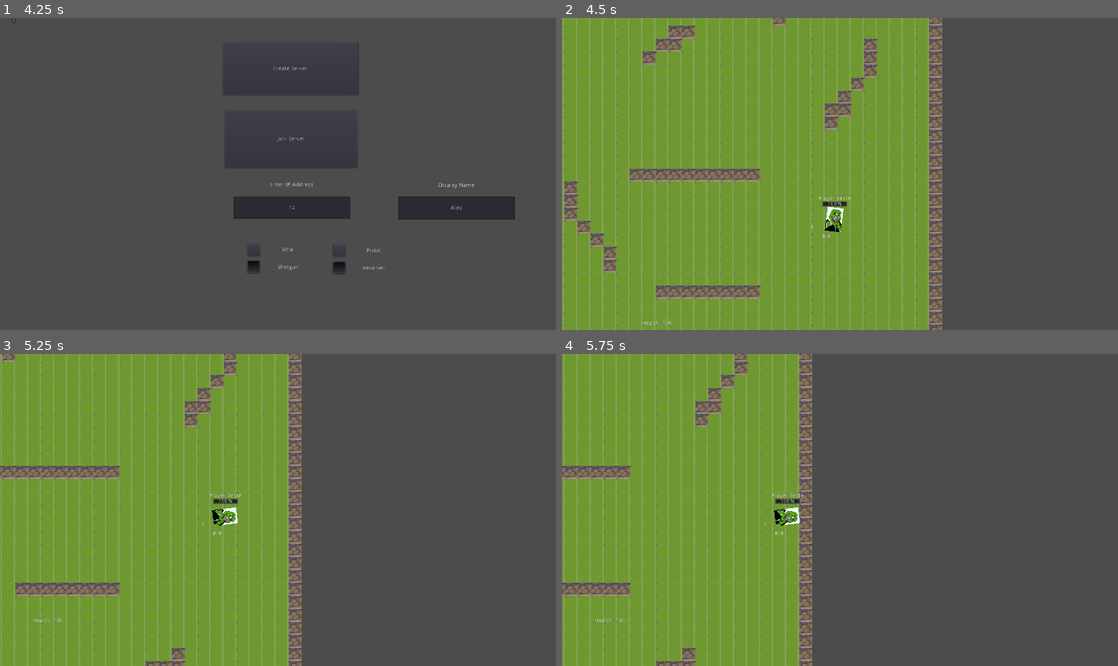
Above: before the commit, frames 1-4 (two rows, left to right).
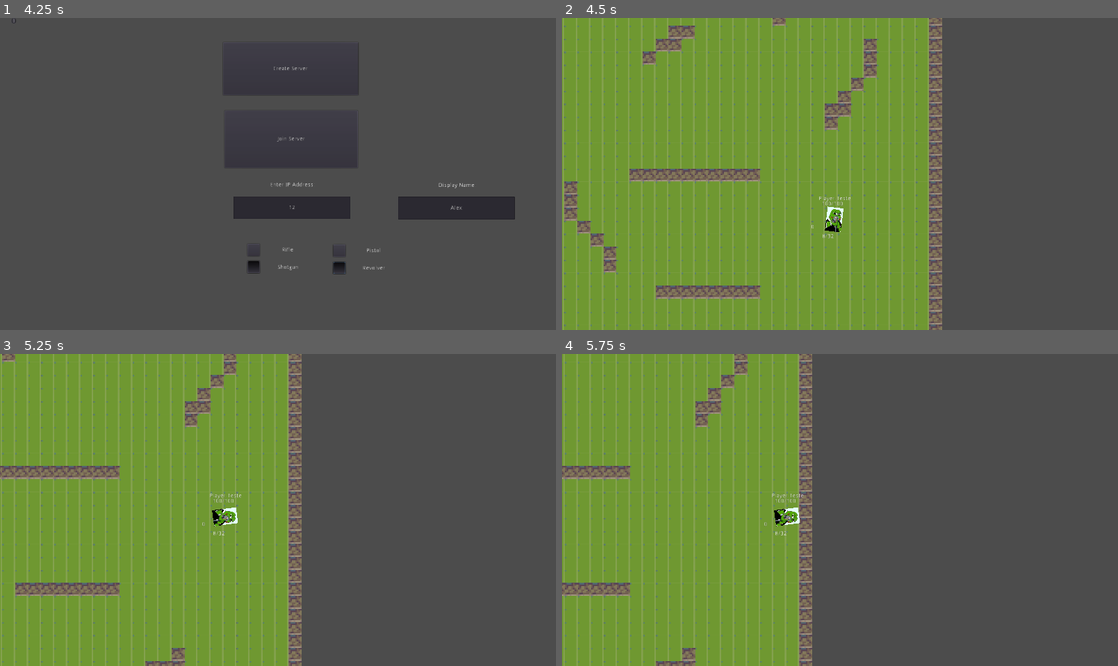
Above: after the commit, the same moments.

Repository: JulianoBZ/TopDownShooter
Game: Godot game, scene res://network2/Network_setup.tscn
Two runs of this game, one before a commit and one after it. Both use one fixed random seed, a clock stepped at 60 frames per second and the inputs below. The engine's default icon, where the game draws it, is replaced by a stand-in: a white triangle on a blue panel in a dark square.
Inputs (mouse positions are in pixels of both pictures, inside the frame that each line leads up to):
- Up to frame 1 (4.25 s): click (294, 208) at 0.52 s; type "12" at 0.6 s; click (455, 208) at 0.75 s; type "Alex" at 0.83 s; click (255, 248) at 1.25 s; click (255, 267) at 2 s; click (339, 252) at 2.75 s; click (339, 267) at 3.5 s
- Up to frame 2 (4.5 s): click "Create Server" at 4.25 s
- Up to frame 3 (5.25 s): tap Enter at 5 s; move the mouse to (400, 494) at 5.02 s; hold D (right) from 5.03 s (still down); hold Shift (Sprint) from 5.03 s (still down)
- Up to frame 4 (5.75 s): keep holding D (right); keep holding Shift (Sprint)

Frame 1 is identical in both runs. In frame 2, 0.1% of the frame differs, in the area x 14-52%, y 58-99%; in frame 3, 0.1%, in the area x 5-43%, y 46-86%; in frame 4, 0.1%.

Commit message:
Frames, começo do sistema de classes, drop de munição ao morrer

Diff:
--- a/2DTopShooter/HealthBar.gd
+++ b/2DTopShooter/HealthBar.gd
@@ -8,4 +8,5 @@
 	pass # Replace with function body.
 
 func _process(delta):
+	max_value = player.max_health
 	value = player.health
--- a/2DTopShooter/Player-All.gd
+++ b/2DTopShooter/Player-All.gd
@@ -2,10 +2,13 @@
 
 onready var Pname = $Name
 onready var player = $Player
+var frame = 2
 var speed = 200
+var base_speed = 200
 var pos = Vector2()
 var sprinting = false
 var health = 100
+var max_health = 100
 var vida = 100
 var alive = true
 var direction = Vector2()
@@ -24,6 +27,7 @@
 var kills = 0
 var prev_kills = kills
 onready var deathskull = preload("res://Scenes/DeadPlayer.tscn")
+onready var ammo_crate = preload("res://Scenes/Ammo_pickup.tscn")
 var trysprint = false
 
 signal pdeath
@@ -32,6 +36,7 @@
 func _ready():
 	rng.randomize()
 	can_move = true
+	rpc("set_stats",frame)
 
 	#player.connect("pdeath",self,"_on_playerall_pdeath")
 
@@ -49,11 +54,11 @@
 		#$Health.rect_position = camera.get_camera_position()
 
 		if Input.is_action_pressed("Sprint"):
-			speed = 400
+			speed = base_speed * 2
 			trysprint = true
 		else:
 			sprinting = false
-			speed = 200
+			speed = base_speed
 
 		if health <= 0:
 			alive = false
@@ -115,35 +120,54 @@
 remotesync func death():
 	var skull = deathskull.instance()
 	skull.position = position
+	var ammo = ammo_crate.instance()
+	ammo.position = position
+	Bullets.add_child(ammo)
 	Bullets.add_child(skull)
 	can_move = false
 	$Corpo.disabled = true
 	$KillCount.visible = false
 	$HealthBar.visible = false
-	$AmmoBar.visible = false
-	emit_signal("pdeath",self)
+	emit_signal("pdeath")
 	yield(get_tree().create_timer(3),"timeout")
 	position = spawns[str(rng.randi_range(1,spawns.size()))].position
-	health = 100
+	health = max_health
 	can_move = true
+	yield(get_tree().create_timer(0.1),"timeout")
 	$Corpo.disabled = false
 	$KillCount.visible = true
 	$HealthBar.visible = true
-	$AmmoBar.visible = true
 	emit_signal("respawned")
 
 remote func hide_bars():
 	player.vision.visible = false
 	$HealthBar.visible = false
-	$AmmoBar.visible = false
 	$Ammo.visible = false
+	$Health.visible = false
 
 remotesync func on_kill():
 	if kills > prev_kills:
 		prev_kills = kills
 		health += 30
-	if health > 100:
+	if health > max_health:
+		health = max_health
+
+remotesync func set_stats(frame):
+	if frame == 1:
+		speed = 100
+		base_speed = 100
+		health = 175
+		max_health = 175
+	if frame == 2:
+		speed = 200
+		base_speed = 200
 		health = 100
+		max_health = 100
+	if frame == 3:
+		speed = 300
+		base_speed = 300
+		health = 50
+		max_health = 50
 
 #func puppet_position_set(new_value):
 #	puppet_position = new_value
--- a/2DTopShooter/Player-All.tscn
+++ b/2DTopShooter/Player-All.tscn
@@ -6,7 +6,6 @@
 [ext_resource path="res://scripts/Ammo.gd" type="Script" id=4]
 [ext_resource path="res://scripts/Health.gd" type="Script" id=5]
 [ext_resource path="res://HealthBar.gd" type="Script" id=6]
-[ext_resource path="res://AmmoBar.gd" type="Script" id=7]
 [ext_resource path="res://assets/circle.png" type="Texture" id=8]
 [ext_resource path="res://MenuPWeaponGroup.tres" type="ButtonGroup" id=9]
 [ext_resource path="res://MenuSWeaponGroup.tres" type="ButtonGroup" id=10]
@@ -59,10 +58,10 @@
 
 [node name="Health" type="Label" parent="."]
 light_mask = 0
-margin_left = -474.0
-margin_top = 249.0
-margin_right = -364.0
-margin_bottom = 281.0
+margin_left = -32.0
+margin_top = -45.0
+margin_right = 32.0
+margin_bottom = -31.0
 rect_pivot_offset = Vector2( 55, 16 )
 rect_clip_content = true
 text = "Health"
@@ -79,20 +78,12 @@
 script = ExtResource( 4 )
 
 [node name="HealthBar" type="ProgressBar" parent="."]
+visible = false
 margin_left = -31.0
 margin_top = -45.0
 margin_right = 31.0
 margin_bottom = -31.0
 script = ExtResource( 6 )
-
-[node name="AmmoBar" type="ProgressBar" parent="."]
-visible = false
-margin_left = -32.0
-margin_top = 32.0
-margin_right = 30.0
-margin_bottom = 46.0
-rounded = true
-script = ExtResource( 7 )
 
 [node name="Tween" type="Tween" parent="."]
 
--- /dev/null
+++ b/2DTopShooter/Scenes/Ammo_pickup.gd
@@ -0,0 +1,24 @@
+extends Area2D
+
+
+# Declare member variables here. Examples:
+# var a = 2
+# var b = "text"
+
+
+# Called when the node enters the scene tree for the first time.
+func _ready():
+	pass # Replace with function body.
+
+
+# Called every frame. 'delta' is the elapsed time since the previous frame.
+#func _process(delta):
+#	pass
+
+
+func _on_Ammo_pickup_body_entered(body):
+	if body.is_in_group('player'):
+		if body.get_node('Player').Preserve < (body.get_node('Player').Pammo_max * body.get_node('Player').clips) || body.get_node('Player').Sreserve < (body.get_node('Player').Sammo_max * body.get_node('Player').clips):
+			body.get_node('Player').Preserve += body.get_node('Player').Pammo_max
+			body.get_node('Player').Sreserve += body.get_node('Player').Sammo_max
+			queue_free()
--- /dev/null
+++ b/2DTopShooter/Scenes/Ammo_pickup.tscn
@@ -0,0 +1,21 @@
+[gd_scene load_steps=4 format=2]
+
+[ext_resource path="res://assets/ammo_crate.png" type="Texture" id=1]
+[ext_resource path="res://Scenes/Ammo_pickup.gd" type="Script" id=2]
+
+[sub_resource type="RectangleShape2D" id=1]
+extents = Vector2( 26.5, 17 )
+
+[node name="Ammo_pickup" type="Area2D"]
+script = ExtResource( 2 )
+
+[node name="CollisionShape2D" type="CollisionShape2D" parent="."]
+position = Vector2( 0.5, 0 )
+shape = SubResource( 1 )
+
+[node name="Sprite" type="Sprite" parent="."]
+position = Vector2( 0, 0.250001 )
+scale = Vector2( 0.542857, 0.51 )
+texture = ExtResource( 1 )
+
+[connection signal="body_entered" from="." to="." method="_on_Ammo_pickup_body_entered"]
--- a/2DTopShooter/Scenes/DeadPlayer.tscn
+++ b/2DTopShooter/Scenes/DeadPlayer.tscn
@@ -1,7 +1,15 @@
-[gd_scene load_steps=2 format=2]
+[gd_scene load_steps=3 format=2]
 
 [ext_resource path="res://assets/510px-Skull_and_Crossbones.svg.png" type="Texture" id=1]
+[ext_resource path="res://scripts/DeadPlayer.gd" type="Script" id=2]
 
 [node name="DeadPlayer" type="Sprite"]
-scale = Vector2( 0.117647, 0.114286 )
+position = Vector2( -4.76837e-07, -4.76837e-07 )
+scale = Vector2( 0.0627451, 0.0612245 )
 texture = ExtResource( 1 )
+script = ExtResource( 2 )
+
+[node name="Timer" type="Timer" parent="."]
+wait_time = 3.0
+
+[connection signal="timeout" from="Timer" to="." method="_on_Timer_timeout"]
--- a/2DTopShooter/Scenes/Player.tscn
+++ b/2DTopShooter/Scenes/Player.tscn
@@ -9,7 +9,7 @@
 
 [sub_resource type="AudioStreamGenerator" id=2]
 
-[node name="Player" type="KinematicBody2D" groups=["player"]]
+[node name="Player" type="KinematicBody2D"]
 position = Vector2( -1, 0 )
 collision_layer = 0
 collision_mask = 0
--- a/2DTopShooter/scripts/Bullet.gd
+++ b/2DTopShooter/scripts/Bullet.gd
@@ -1,7 +1,7 @@
 extends RigidBody2D
 
 onready var flag
-var damage = 0
+var damage = 10
 
 var pos = Vector2()
 var rot
--- /dev/null
+++ b/2DTopShooter/scripts/DeadPlayer.gd
@@ -0,0 +1,27 @@
+extends Sprite
+
+var counter = 0
+var opacity = 205
+onready var timer = $Timer
+
+func _ready():
+	timer.start()
+
+#func _process(delta):
+#	#if opacity < 100:
+#	#	queue_free()
+
+#remotesync func reduce_opacity():
+#	yield(get_tree().create_timer(3),"timeout")
+#	modulate.a8 = opacity
+#	opacity = opacity/2
+#	if opacity < 50:
+#		queue_free()
+
+
+func _on_Timer_timeout():
+	modulate.a8 = opacity
+	opacity -= 50
+	if opacity < 50:
+		queue_free()
+	timer.start()
--- a/2DTopShooter/scripts/Health.gd
+++ b/2DTopShooter/scripts/Health.gd
@@ -1,10 +1,7 @@
 extends Label
 
 onready var player = get_parent()
-onready var pos = Vector2(rect_position)
-onready var camera = get_node("Camera2D")
 
 func _process(delta):
-	#rect_position = camera.get_camera_position()
 
-	text = "Health: "+str(player.health)
+	text = str(player.health)+"/"+str(player.max_health)
--- a/2DTopShooter/scripts/Player.gd
+++ b/2DTopShooter/scripts/Player.gd
@@ -14,7 +14,7 @@
 var Pammo_max = 30
 var Sammo_count = 15
 var Sammo_max = 15
-var clips = 1
+var clips = 4
 var PrelAux = 0
 var SrelAux = 0
 var Preserve = 120
@@ -94,6 +94,12 @@
 
 func _process(delta):
 	if is_network_master():
+		#Limit weapon ammo
+		if Preserve > Pammo_max*clips:
+			Preserve = Pammo_max*clips
+		if Sreserve > Sammo_max*clips:
+			Sreserve = Sammo_max*clips
+
 		#Change Weapon Slots
 		if Input.is_action_just_pressed("wep1"):
 			active_weapon = 1
@@ -386,7 +392,7 @@
 func _on_Timer_timeout():
 	reload_texture.visible = false
 
-func _on_PlayerAll_pdeath(player):
+func _on_PlayerAll_pdeath():
 	can_fire = false
 	visible = false
 	alive = false
Not shown: 1 places in 2DTopShooter/Player-All.tscn that only renumber resources
Binary file added: 2DTopShooter/assets/ammo_crate.png
Not shown, added: 2DTopShooter/assets/ammo_crate.png.import
